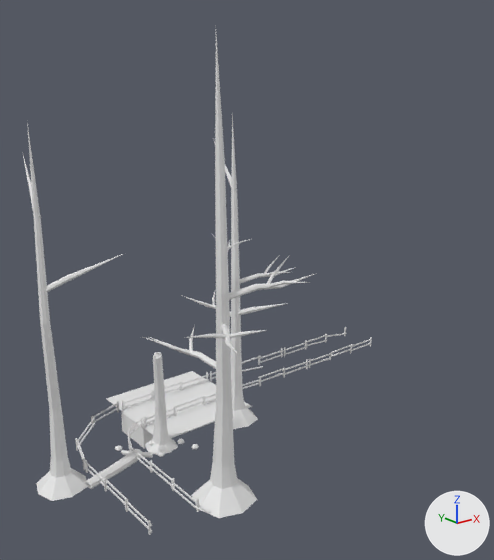
One commit to the Blender file Assets [External]/path tiles.blend: the scene before it, then after it.
The view is the same before and after, from a 50 mm lens placed at (-26.5, -44.8, 30.5), pointed at (9.5, 0.2, 12.4). Arrows for +X, +Y and +Z are at lower right; the lights stay in place.
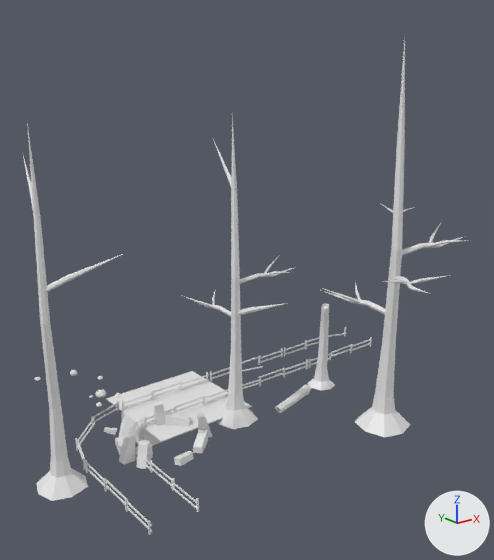
The change, as a list of edits to the scene's bpy script:
```text
Add me_cube_013:
    me_cube_013.from_pydata(...)  # 297 vertices, 319 faces; spans x -4.25..4.22, y -4.24..4.3, z -0.69..2.05
Change ob_rocks_2:
    ob_rocks_2.location: (0.0, 0.0, 0.0) -> (0.0, 11.0, 0.0)
Change ob_rocks_1:
    ob_rocks_1.location: (0.0, 0.0, 0.0) -> (0.0, 17.0, 0.0)
Remove ob_cube_010:
    ob_cube_010 = bpy.data.objects.new('Cube.010', me_cube_010)
    ob_cube_010.location = (0.0, 0.0, 0.0)
Change ob_cube_009:
    ob_cube_009.location: (0.0, -9.0, 0.0) -> (18.0, -9.0, 0.0)
Change ob_cube_007:
    ob_cube_007.location: (0.0, 0.0, 0.0) -> (19.0, 0.0, 0.0)
Add ob_cube_011:
    ob_cube_011 = bpy.data.objects.new('Cube.011', me_cube_013)
    ob_cube_011.location = (0.0, 0.0, 0.07)
```

Pixel boxes [x1, y1, x2, y2] of what changed, in the pictures (494 x 560 px):
'Cube.009', moved: before [144, 34, 317, 518]; after [322, 39, 465, 437]
'Cube.007', moved: before [85, 352, 178, 489]; after [275, 304, 335, 413]
'Cube.011', added: after [104, 401, 212, 469]
'Cube.010', deleted: before [121, 404, 167, 458]
'Rocks 2', moved: before [148, 439, 184, 457]; after [89, 390, 121, 407]
'Rocks 1', moved: before [115, 444, 199, 451]; after [34, 370, 103, 381]
